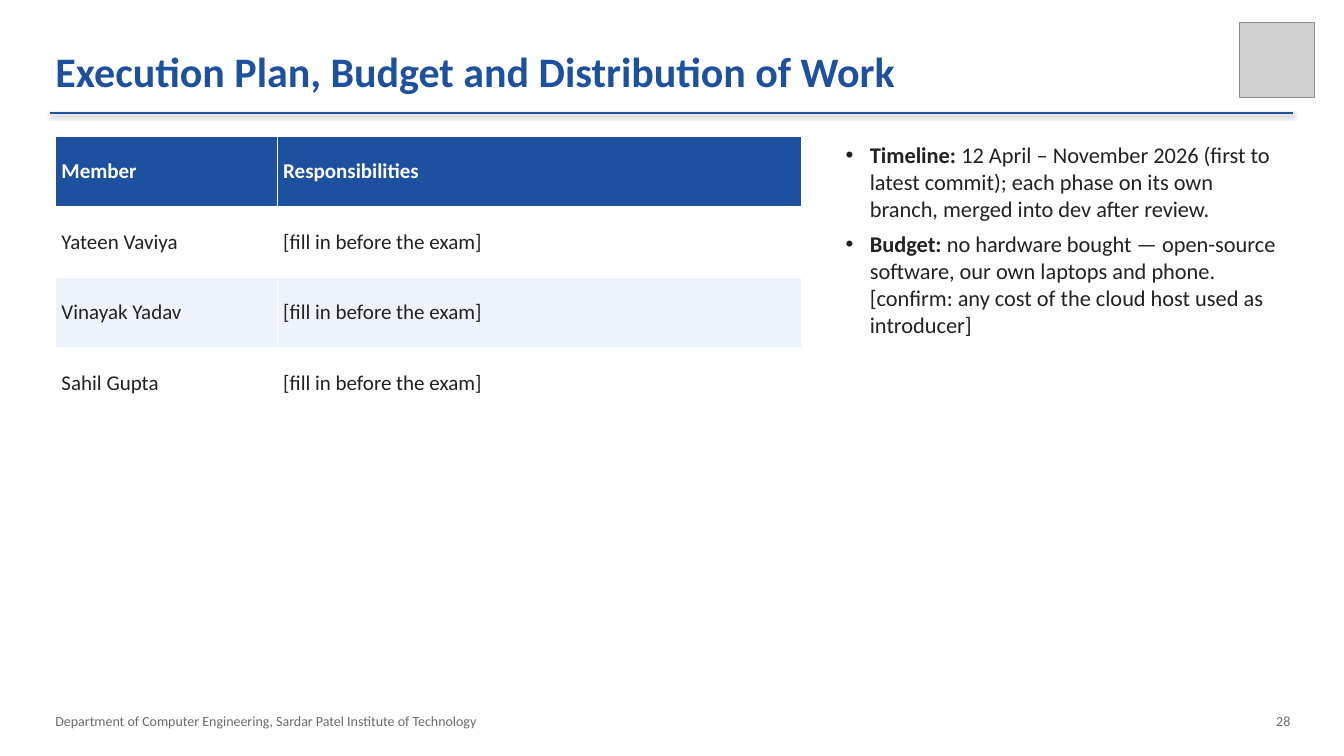
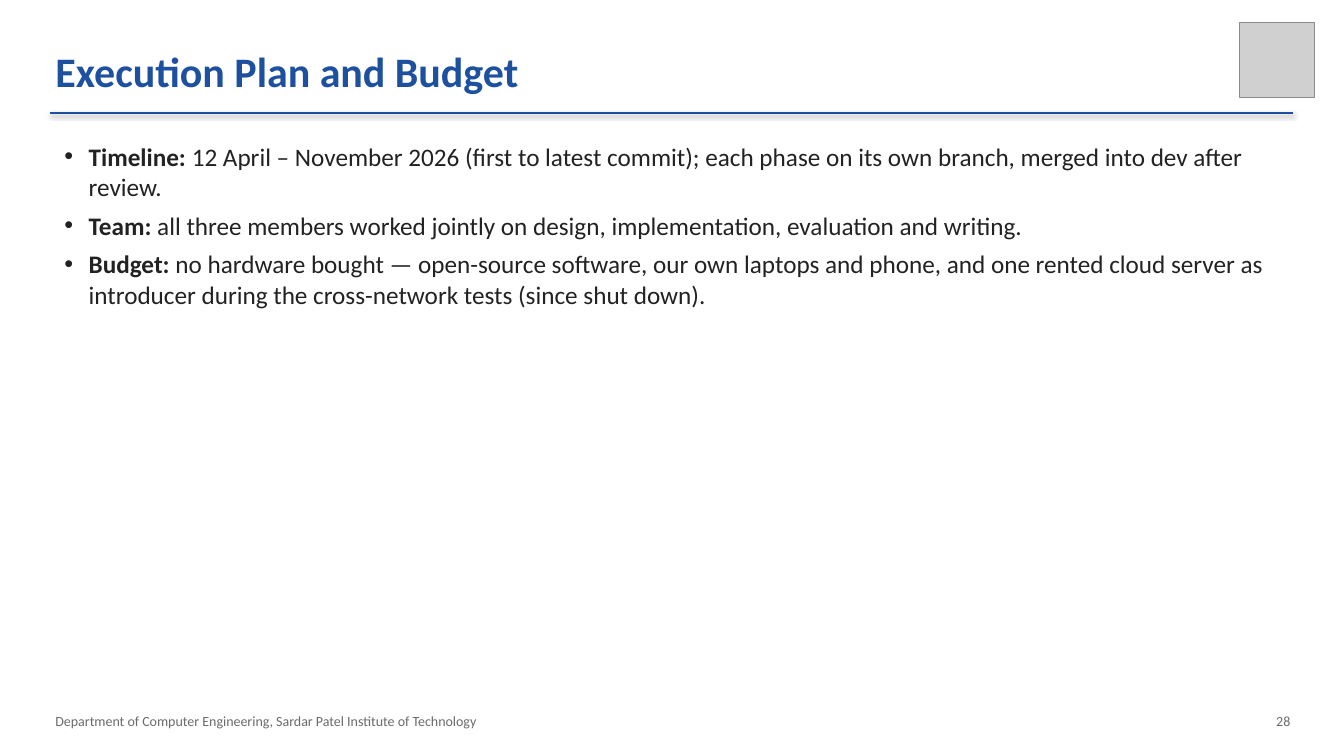
Before and after one commit to vinayakyadav2709/Pipedpeer, a slide deck: slide 28 of docs/presentation/PipedPeer-ESE.pptx. Drawn at 1344x756 pixels with LibreOffice and Linux fonts; fonts in the diff are those of the drawing; grey boxes stand for pictures. Boxes give left, top, right and bottom in pixels: in the first picture for what was removed or moved away, otherwise in the second. Text is boxed around its words. In the diff, an @@ line names an element or a change of style, - is before the commit and + after.

Commit message:
Deck: execution plan and budget slide without placeholders
The work-distribution table is replaced by one line: all three members
worked jointly. The budget names the rented cloud server that ran as
introducer during the cross-network tests, since shut down.

```diff
--- a/docs/presentation/PipedPeer-ESE.pptx
+++ b/docs/presentation/PipedPeer-ESE.pptx
@@ text at <box>55,57,518,94</box>: text changed @@
-Execution Plan, Budget and Distribution of Work
+Execution Plan and Budget
@@ text "Timeline: 12 April – November ...": place and size @@
-text "Timeline: 12 April – November ..." at <box>870,147,1275,336</box>
+text "Timeline: 12 April – November ..." at <box>89,147,1263,309</box>
@@ table removed at <box>55,136,802,418</box>, 4 rows, 2 columns @@
-Member | Responsibilities
-Yateen Vaviya | [fill in before the exam]
-Vinayak Yadav | [fill in before the exam]
-Sahil Gupta | [fill in before the exam]
@@ text at <box>89,147,1241,196</box>: size 16 to 18 pt in "Timeline: 12 April – November 2026 (first ..." @@
@@ text at <box>89,217,1263,309</box>: text changed; size 16 to 18 pt @@
-• Budget: no hardware bought — open-source software, our own laptops and phone. [confirm: any cost of the cloud host used as introducer]
+• Team: all three members worked jointly on design, implementation, evaluation and writing.
+• Budget: no hardware bought — open-source software, our own laptops and phone, and one rented cloud server as introducer during the cross-network tests (since shut down).
```
Also in this commit, not shown: 3 other files.
